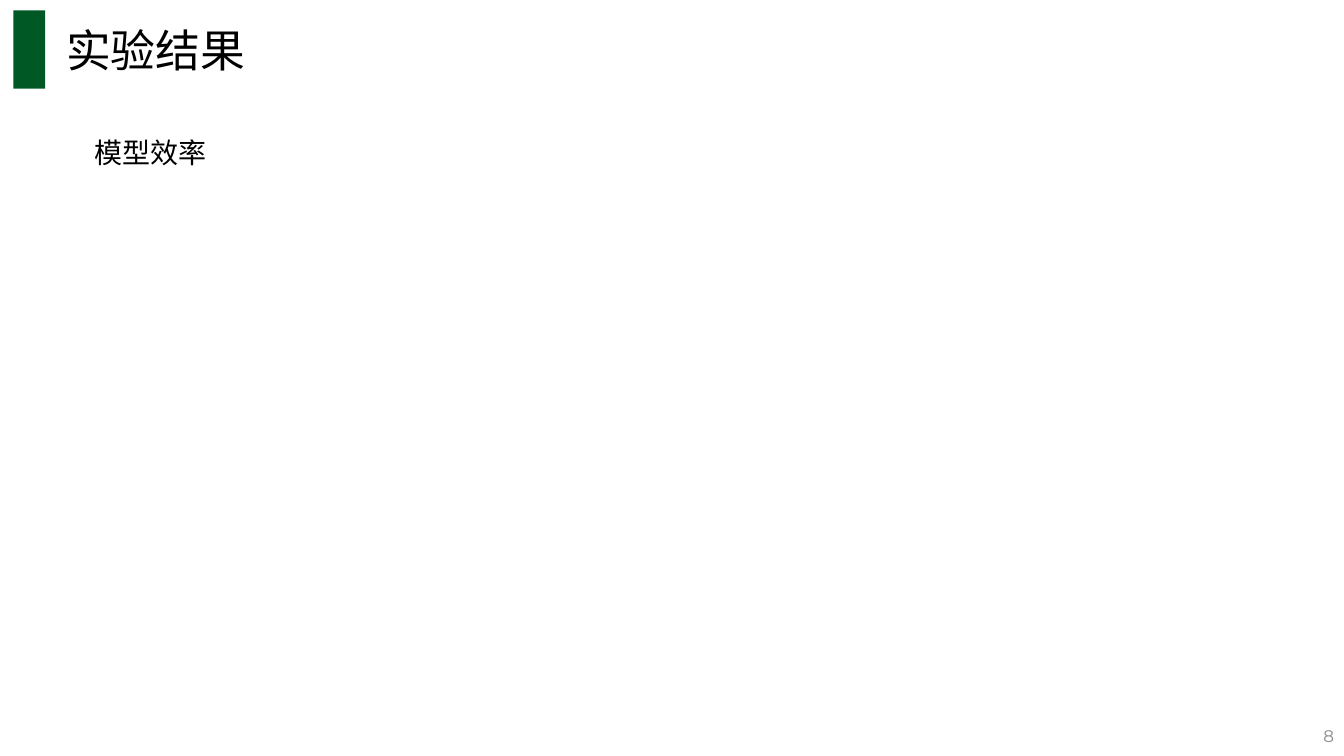
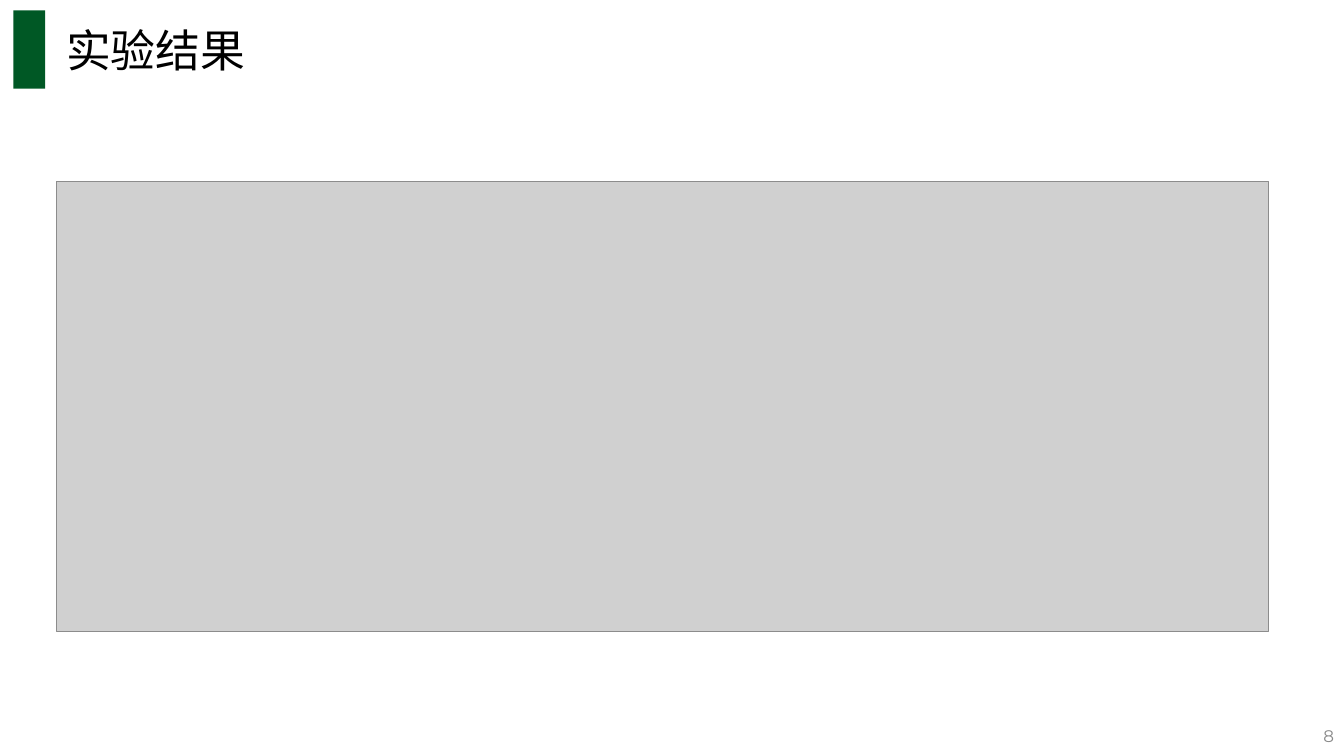
Before and after one commit to Stardust-hyx/paper-notes, a slide deck: slide 8 of 20210811-何羽鑫 -Model_Fine-grained_Entity_Type_with_Box_Embedding.pptx. Drawn at 1344x756 pixels with LibreOffice and Linux fonts; fonts in the diff are those of the drawing; grey boxes stand for pictures. Boxes give left, top, right and bottom in pixels: in the first picture for what was removed or moved away, otherwise in the second. Text is boxed around its words. In the diff, an @@ line names an element or a change of style, - is before the commit and + after.

```diff
--- a/20210811-何羽鑫 -Model_Fine-grained_Entity_Type_with_Box_Embedding.pptx
+++ b/20210811-何羽鑫 -Model_Fine-grained_Entity_Type_with_Box_Embedding.pptx
@@ text removed at [95, 139, 207, 166] @@
-模型效率
@@ picture added at [56, 181, 1269, 632] @@
```
Also in this commit, not shown: 2 other slides changed, 4 slides added.
